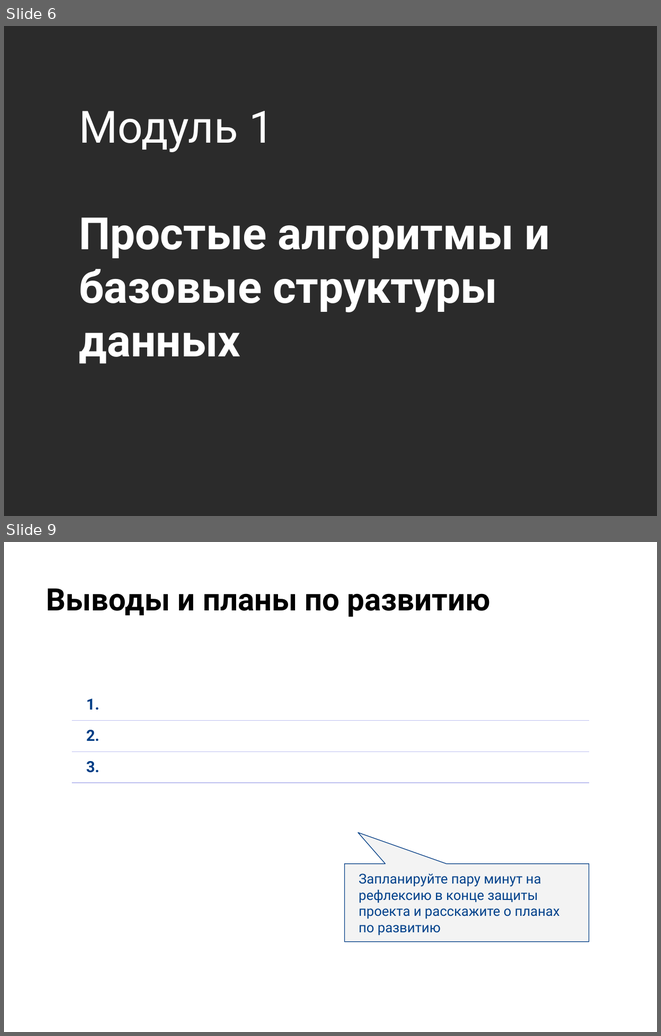
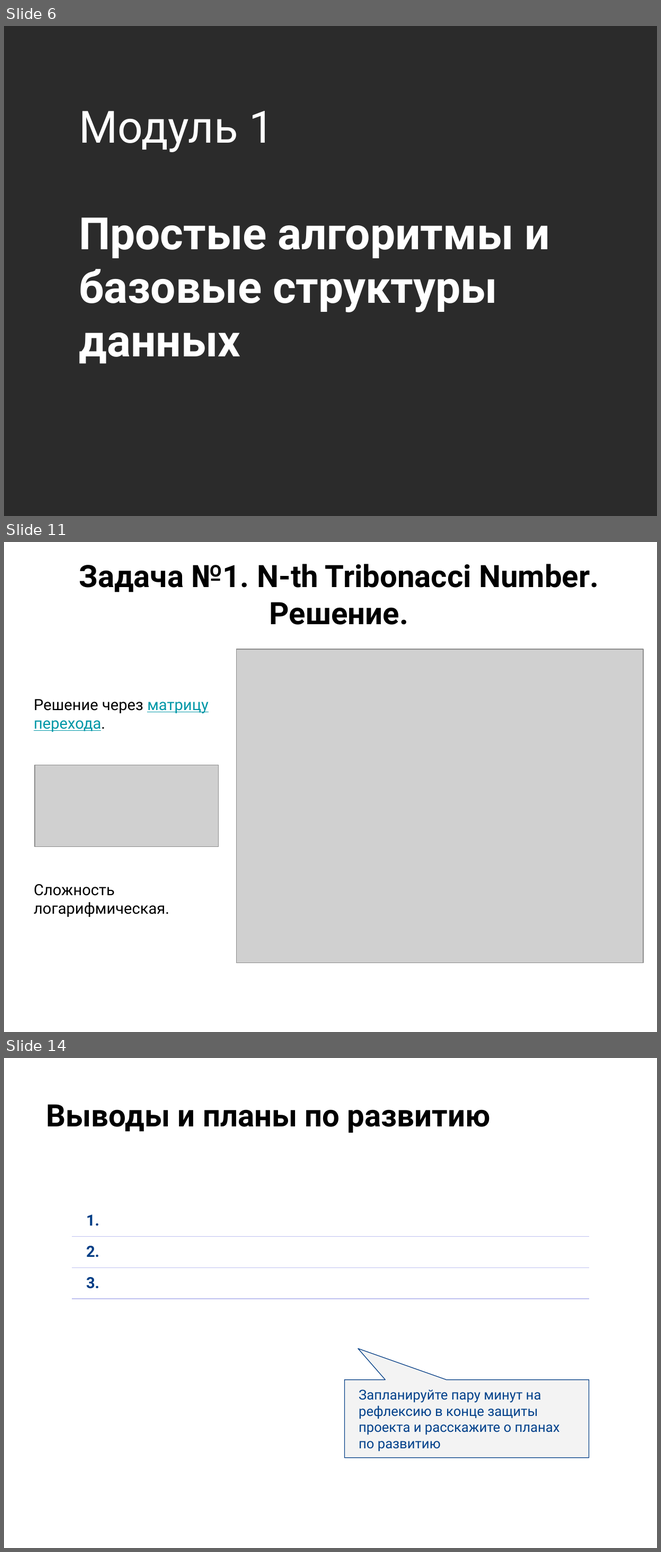
Before and after one commit to KateKorotkova/Otus.ProjectWork, a slide deck: Otus.ProjectWork.pptx. Shown one above the other, each under a label of ours: slides 6 and 9 before the commit, slides 6, 11 and 14 after it; the slides between them are not shown. The pictures are 661x1036 and 661x1552 pixels, drawn with LibreOffice and Linux fonts; fonts in the diff are those of the drawing; grey boxes stand for pictures; background and template pictures are left out; a plain dark background stands for a picture behind light text. Boxes give left, top, right and bottom in pixels: in the first picture for what was removed or moved away, otherwise in the second. Text is boxed around its words. In the diff, an @@ line names an element or a change of style, - is before the commit and + after.

Commit message:
implemented Tribonacci algorithm

```diff
--- a/Otus.ProjectWork.pptx
+++ b/Otus.ProjectWork.pptx
@@ slide 11 added at (x1=4, y1=542, x2=657, y2=1032), background picture (left out) @@
@@ title added at (x1=79, y1=564, x2=599, y2=625), 34 pt, text #000000, bold @@
+Задача №1. N-th Tribonacci Number. Решение.
@@ picture added at (x1=237, y1=649, x2=643, y2=962) @@
@@ text added at (x1=34, y1=699, x2=208, y2=917), 17 pt, text #000000 @@
+Решение через матрицу перехода.
+Сложность логарифмическая.
@@ picture added at (x1=35, y1=765, x2=218, y2=847) @@
@@ what was slide 9 is now slide 14 @@
```
Also in this commit, not shown: 6 other slides added, 2 slides removed, 5 other files.
